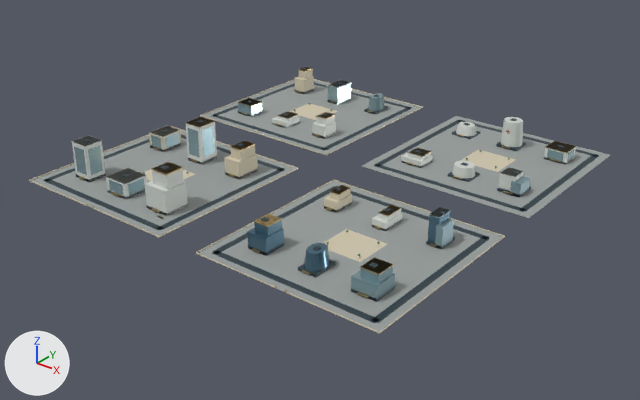
The glTF model web/public/assets/3d/ampliworld/GC-CITY-2030/GC-TILE-07-19.glb: old version first, new version second.
Before and after are seen from a camera (50 mm lens) standing at (-2082.0, -5176.0, 656.0) and looking at (-2988.0, -4043.0, -46.0). The axes (+X, +Y, +Z) are drawn at lower left. The lights are the same throughout. The picture after the commit comes second. Where no turn or scale is listed for an object, it has been applied to the vertices. Vertices at exactly the same position are counted once.

The older version as bpy lines, for what is in view:
```python
ob_gc_tile_07_19_blue = bpy.data.objects.new('GC-TILE-07-19-blue', me_mesh_9)
ob_gc_tile_07_19_blue.location = (0.0, 0.0, 0.0)
ob_gc_tile_07_19_dark = bpy.data.objects.new('GC-TILE-07-19-dark', me_mesh_1)
ob_gc_tile_07_19_dark.location = (0.0, 0.0, 0.0)
ob_gc_tile_07_19_glass = bpy.data.objects.new('GC-TILE-07-19-glass', me_mesh_6)
ob_gc_tile_07_19_glass.location = (0.0, 0.0, 0.0)
ob_gc_tile_07_19_gold = bpy.data.objects.new('GC-TILE-07-19-gold', me_mesh_5)
ob_gc_tile_07_19_gold.location = (0.0, 0.0, 0.0)
ob_gc_tile_07_19_ivory = bpy.data.objects.new('GC-TILE-07-19-ivory', me_mesh_2)
ob_gc_tile_07_19_ivory.location = (0.0, 0.0, 0.0)
ob_gc_tile_07_19_paving = bpy.data.objects.new('GC-TILE-07-19-paving', me_mesh_0)
ob_gc_tile_07_19_paving.location = (0.0, 0.0, 0.0)
ob_gc_tile_07_19_white = bpy.data.objects.new('GC-TILE-07-19-white', me_mesh_7)
ob_gc_tile_07_19_white.location = (0.0, 0.0, 0.0)
```
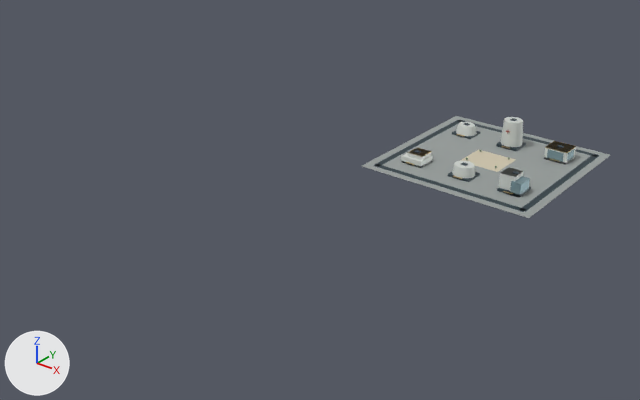
Diff of the bpy script that builds the scene:
```diff
--- a/web/public/assets/3d/ampliworld/GC-CITY-2030/GC-TILE-07-19.glb.py
+++ b/web/public/assets/3d/ampliworld/GC-CITY-2030/GC-TILE-07-19.glb.py
@@ me_mesh_0 @@
-me_mesh_0.from_pydata(...)  # 32 vertices, 48 faces; spans x -3379.0..-2621.0, y -4379.0..-3621.0, z 0.0
+me_mesh_0.from_pydata(...)  # 8 vertices, 12 faces; spans x -2959.0..-2621.0, y -3959.0..-3621.0, z 0.0
+# me_mesh_0 part 1: the loose piece of 8 vertices spanning x -3379.0..-3041.0, y -3959.0..-3621.0, z 0.0 is deleted
+# me_mesh_0 part 2: the loose piece of 8 vertices spanning x -3379.0..-3041.0, y -4379.0..-4041.0, z 0.0 is deleted
+# me_mesh_0 part 3: the loose piece of 8 vertices spanning x -2959.0..-2621.0, y -4379.0..-4041.0, z 0.0 is deleted
 me_mesh_0.materials.append(mat_paving)
@@ me_mesh_1 @@
-me_mesh_1.from_pydata(...)  # 520 vertices, 780 faces; spans x -3364.0..-2636.0, y -4364.0..-3636.0, z 0.0..75.0
+me_mesh_1.from_pydata(...)  # 128 vertices, 192 faces; spans x -2944.0..-2636.0, y -3944.0..-3636.0, z 0.0..54.0
+# me_mesh_1 part 4: 49 loose pieces with 392 vertices, spanning x -3364.0..-2636.0, y -4364.0..-3636.0, z 0.0..75.0, are deleted
 me_mesh_1.materials.append(mat_dark)
@@ me_mesh_2 @@
-me_mesh_2.from_pydata(...)  # 208 vertices, 312 faces; spans x -3380.0..-2620.0, y -4380.0..-3620.0, z 0.0..54.0
+me_mesh_2.from_pydata(...)  # 8 vertices, 12 faces; spans x -2830.0..-2750.0, y -3826.0..-3754.0, z 0.0
+# me_mesh_2 part 5: 25 loose pieces with 200 vertices, spanning x -3380.0..-2620.0, y -4380.0..-3620.0, z 0.0..54.0, are deleted
 me_mesh_2.materials.append(mat_ivory)
@@ me_mesh_5 @@
-me_mesh_5.from_pydata(...)  # 754 vertices, 1236 faces; spans x -3329.0..-2668.0, y -4380.0..-3677.0, z 0.0..74.0
+me_mesh_5.from_pydata(...)  # 262 vertices, 456 faces; spans x -2909.0..-2668.0, y -3902.0..-3678.0, z 4.0..46.0
+# me_mesh_5 part 7: 51 loose pieces with 492 vertices, spanning x -3329.0..-2670.0, y -4380.0..-3677.0, z 0.0..74.0, are deleted
 me_mesh_5.materials.append(mat_gold)
@@ me_mesh_6 @@
-me_mesh_6.from_pydata(...)  # 294 vertices, 448 faces; spans x -3329.0..-2668.0, y -4322.0..-3674.0, z 0.0..66.0
+me_mesh_6.from_pydata(...)  # 40 vertices, 60 faces; spans x -2712.0..-2668.0, y -3898.0..-3678.0, z 0.0..25.0
+# me_mesh_6 part 8: 30 loose pieces with 254 vertices, spanning x -3329.0..-2668.0, y -4322.0..-3674.0, z 0.0..66.0, are deleted
 me_mesh_6.materials.append(mat_glass)
@@ me_mesh_7 @@
-me_mesh_7.from_pydata(...)  # 234 vertices, 372 faces; spans x -3329.0..-2668.0, y -4323.0..-3674.0, z 0.0..74.0
+me_mesh_7.from_pydata(...)  # 106 vertices, 180 faces; spans x -2912.0..-2668.0, y -3898.0..-3678.0, z 0.0..53.0
+# me_mesh_7 part 6: 16 loose pieces with 128 vertices, spanning x -3329.0..-2685.0, y -4323.0..-3674.0, z 0.0..74.0, are deleted
 me_mesh_7.materials.append(mat_white)
@@ ob_gc_tile_07_19_blue @@
-ob_gc_tile_07_19_blue = bpy.data.objects.new('GC-TILE-07-19-blue', me_mesh_9)
```

Boxes (x1, y1, x2, y2) around the edits, measured in the pictures (640 x 400 px):
'GC-TILE-07-19-paving', reshaped (57% narrower, 60% shorter)
    before: (31, 80, 610, 334)
    after: (362, 116, 610, 218)
'GC-TILE-07-19-dark', reshaped (59% narrower, 63% shorter)
    before: (44, 68, 599, 323)
    after: (374, 118, 599, 212)
'GC-TILE-07-19-white', reshaped (65% narrower, 50% shorter)
    before: (71, 80, 576, 229)
    after: (401, 117, 576, 191)
'GC-TILE-07-19-ivory', reshaped (89% narrower, 91% shorter)
    before: (29, 67, 515, 333)
    after: (460, 149, 515, 172)
'GC-TILE-07-19-glass', reshaped
    before: (74, 80, 575, 302)
    after: (510, 149, 575, 198)
'GC-TILE-07-19-blue', deleted
    before: (247, 209, 450, 272)
'GC-TILE-07-19-gold', reshaped
    before: (79, 67, 576, 297)
    after: (406, 134, 576, 194)
part 1 of me_mesh_0, deleted
    before: (202, 80, 421, 154)
part 2 of me_mesh_0, deleted
    before: (31, 130, 296, 236)
part 3 of me_mesh_0, deleted
    before: (198, 181, 503, 334)
part 4 of me_mesh_1, deleted
    before: (44, 68, 490, 323)
part 5 of me_mesh_2, deleted
    before: (29, 67, 505, 333)
part 6 of me_mesh_7, deleted
    before: (71, 80, 451, 229)
part 7 of me_mesh_5, deleted
    before: (79, 67, 437, 297)
part 8 of me_mesh_6, deleted
    before: (74, 80, 454, 302)
